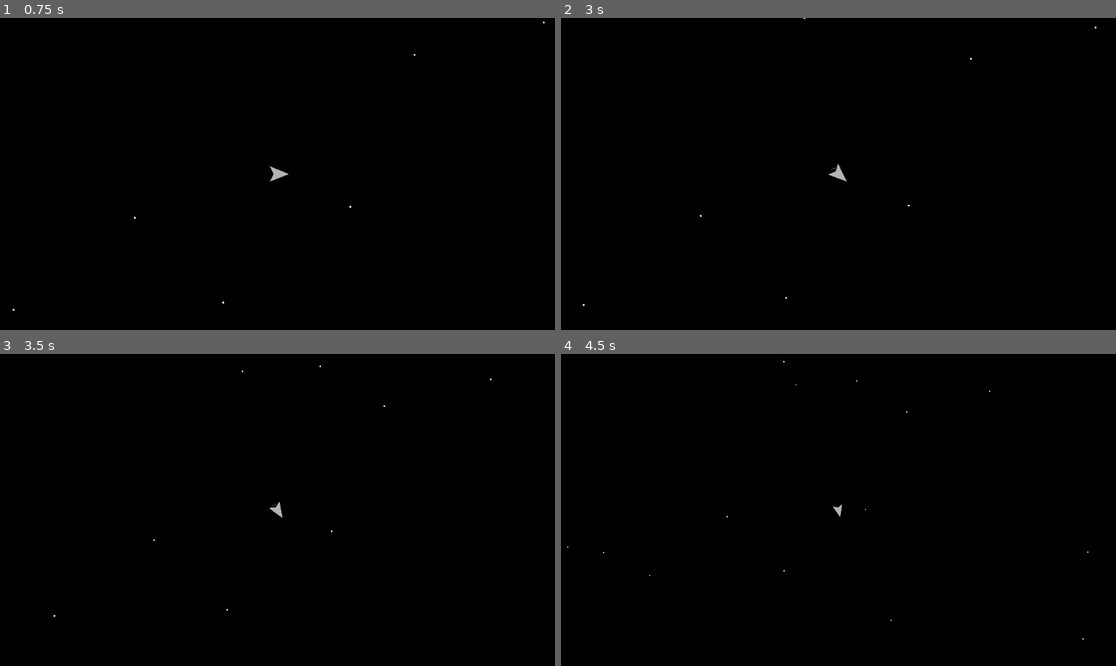
Above: before the commit, frames 1-4 (two rows, left to right).
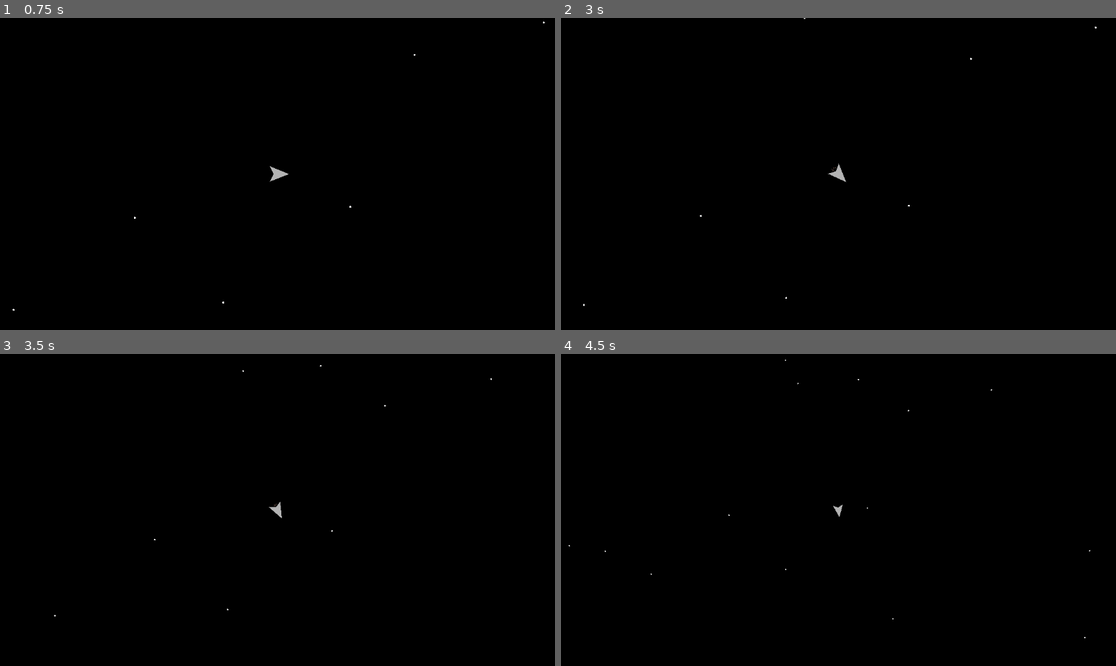
Above: after the commit, the same moments.

Repository: Griiimon/SpaceVampiresDemo
Game: Godot game, scene res://level.tscn
The game is run twice, just before and just after one commit, with the same random seed, the same clock (stepped at 60 frames per second) and the same inputs.
Inputs (mouse positions are in pixels of both pictures, inside the frame that each line leads up to):
- Up to frame 1 (0.75 s): tap Enter at 0.5 s; move the mouse to (399, 158) at 0.52 s; hold D (right) from 0.53 s (still down)
- Up to frame 2 (3 s): tap Space at 1.25 s; move the mouse to (727, 189) at 1.27 s; release D (right) at 1.28 s; hold S (down) 1.28-2.03 s; tap Enter at 2 s; move the mouse to (894, 105) at 2.02 s; hold D (right) 2.03-2.78 s; move the mouse to (810, 236) at 2.77 s; hold W (up) from 2.78 s (still down)
- Up to frame 3 (3.5 s): keep holding W (up)
- Up to frame 4 (4.5 s): move the mouse to (1005, 556) at 3.52 s; release W (up) at 3.53 s; hold A (left) from 3.53 s (still down); move the mouse to (672, 463) at 4.27 s

Frame 1 is identical in both runs. In frame 2, less than 0.1% of the frame differs, in the area x 3-97%, y 0-93%; in frame 3, less than 0.1%; in frame 4, less than 0.1%, in the area x 1-96%, y 1-92%.

Commit message:
Update rotational_dampeners_component.gd

Diff:
--- a/src/ship/components/rotational_dampeners_component.gd
+++ b/src/ship/components/rotational_dampeners_component.gd
@@ -6,8 +6,8 @@
 
 
 func tick(ship: Ship, tier: int, delta: float):
-	var thrust_input: float= ship.controller.thrust
-	if is_zero_approx(thrust_input):
+	var rotate_input: float= ship.controller.rotate
+	if is_zero_approx(rotate_input):
 		ship.angular_damp= get_damping(tier)
 	else:
 		ship.angular_damp= 0
